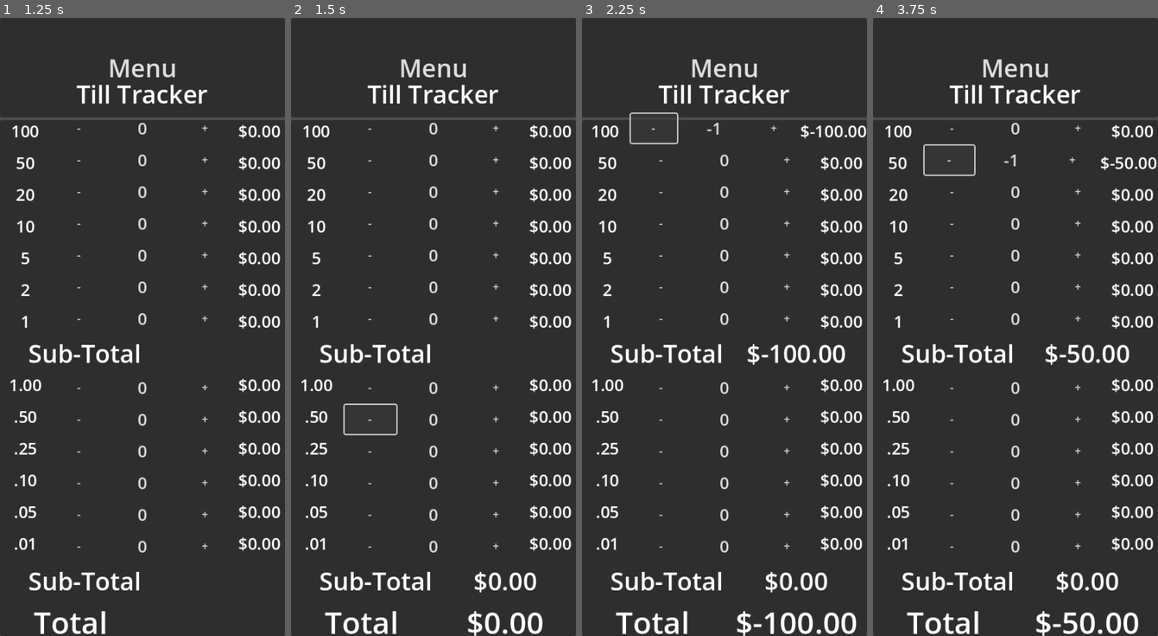
Above: before the commit, frames 1-4 (left to right).
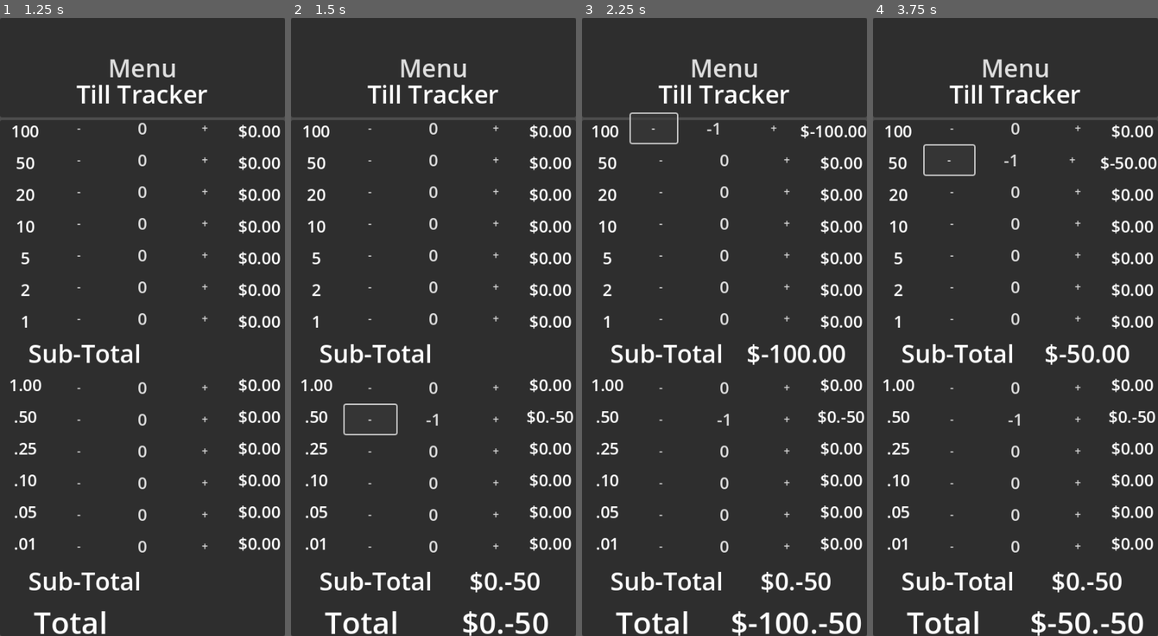
Above: after the commit, the same moments.

Repository: SamuTheFrog/StF-ReTools
Game: Godot game, scene res://Shell.tscn
The game is run twice, just before and just after one commit, with the same random seed, the same clock (stepped at 60 frames per second) and the same inputs.
Inputs:
- Up to frame 1 (1.25 s): click "Till Tracker" at 0.5 s
- Up to frame 2 (1.5 s): click "-" at 1.25 s
- Up to frame 3 (2.25 s): click "-" at 2 s
- Up to frame 4 (3.75 s): click "+" at 2.75 s; click "-" at 3.5 s

Frame 1 is identical in both runs. In frame 2, 1.5% of the frame differs, in the area x 47-100%, y 63-100%; in frame 3, 1.8%; in frame 4, 1.7%.

Commit message:
added save function (WIP)

Diff:
--- a/ReTools/Shell.tscn
+++ b/ReTools/Shell.tscn
@@ -54,5 +54,6 @@
 layout_mode = 2
 
 [connection signal="pressed" from="CanvasLayer/VBoxContainer/HBoxContainer/ButtonMenu" to="." method="_on_button_menu_pressed"]
+[connection signal="save_pressed" from="CanvasLayer/VBoxContainer/ShellContainer/TillTracker" to="." method="_on_till_tracker_save_pressed"]
 [connection signal="tapcounter_pressed" from="CanvasLayer/VBoxContainer/ShellContainer/Menu" to="." method="_on_menu_tapcounter_pressed"]
 [connection signal="tilltracker_pressed" from="CanvasLayer/VBoxContainer/ShellContainer/Menu" to="." method="_on_menu_tilltracker_pressed"]
--- a/ReTools/project.godot
+++ b/ReTools/project.godot
@@ -10,10 +10,14 @@
 
 [application]
 
-config/name="TapCounter"
+config/name="ReTools"
 config/version="2.0.0"
 run/main_scene="uid://dguoomt3hruw"
 config/features=PackedStringArray("4.4", "GL Compatibility")
+
+[debug]
+
+gdscript/warnings/integer_division=0
 
 [display]
 
--- a/ReTools/shell.gd
+++ b/ReTools/shell.gd
@@ -4,7 +4,6 @@
 @onready var menu: Menu = $CanvasLayer/VBoxContainer/ShellContainer/Menu
 @onready var till_tracker: TillTracker = $CanvasLayer/VBoxContainer/ShellContainer/TillTracker
 @onready var tap_counter: TapCounter = $CanvasLayer/VBoxContainer/ShellContainer/TapCounter
-
 
 var menu_active : bool = true
 var tt_active : bool
@@ -45,3 +44,61 @@
 		tt_active = false
 		menu.deactivate_menu()
 		menu_active = false
+
+
+func _on_till_tracker_save_pressed() -> void:
+	save_data()
+
+
+func save_data() -> void:
+
+	var till_count = {
+	"100s x ":till_tracker.count_hundred,
+	"100s = ":till_tracker.hundreds,
+	"50s x ":till_tracker.count_fifty,
+	"50s = ":till_tracker.fifties,
+	"20s x ":till_tracker.count_twenty,
+	"20s = ":till_tracker.twenties,
+	"10s x ":till_tracker.count_ten,
+	"10s = ":till_tracker.tens,
+	"5s x ":till_tracker.count_five,
+	"5s = ":till_tracker.fives,
+	"2s x ":till_tracker.count_two,
+	"2s = ":till_tracker.twos,
+	"1s x ":till_tracker.count_one,
+	"1s = ":till_tracker.ones,
+	"	Dollar Subtotal = ":till_tracker.formatted_dollars,
+	"1.00s x ":till_tracker.count_whole,
+	"1.00s = ":till_tracker.wholedollars,
+	".50s x ":till_tracker.count_half,
+	".50s = ":till_tracker.fifties,
+	".25s x ":till_tracker.count_quarter,
+	".25s = ":till_tracker.quarters,
+	".10s x ":till_tracker.count_dime,
+	".10s = ":till_tracker.dimes,
+	".05s x ":till_tracker.count_nickel,
+	".5s = ":till_tracker.nickels,
+	".01s x ":till_tracker.count_penny,
+	".1s = ":till_tracker.pennies,
+	"	Cent Subtotal = ":till_tracker.formatted_cents,
+	"	Total = ":till_tracker.formatted_total
+}
+	var save_path = "user://tillcount.dat"
+
+	var save = FileAccess.open(save_path,FileAccess.WRITE)
+
+	save.store_var(till_count)
+
+	print("100s x (", till_tracker.count_hundred, ") = ", till_tracker.hundreds)
+	print("50s x (", till_tracker.count_fifty, ") = ", till_tracker.fifties)
+	print("20s x (", till_tracker.count_twenty, ") = ", till_tracker.twenties)
+	print("10s x (", till_tracker.count_ten, ") = ", till_tracker.tens)
+	print("5s x (", till_tracker.count_five, ") = ", till_tracker.fives)
+	print("2s x (", till_tracker.count_two, ") = ", till_tracker.twos)
+	print("1s x (", till_tracker.count_one, ") = ", till_tracker.ones)
+	print("1.00s x (", till_tracker.count_whole, ") = ", till_tracker.wholedollars)
+	print("0.50s x (", till_tracker.count_half, ") = ", till_tracker.halfdollars)
+	print("0.25s x (", till_tracker.count_quarter, ") = ", till_tracker.quarters)
+	print("0.10s x (", till_tracker.count_dime, ") = ", till_tracker.dimes)
+	print("0.05s x (", till_tracker.count_nickel, ") = ", till_tracker.nickels)
+	print("0.01s x (", till_tracker.count_penny, ") = ", till_tracker.pennies)
--- a/ReTools/tilltracker.gd
+++ b/ReTools/tilltracker.gd
@@ -1,6 +1,7 @@
 extends Control
 class_name TillTracker
 
+signal save_pressed
 
 @onready var line_edit_penny_count: LineEdit = $VBoxContainer/VBoxContainer_Cents/HBox_Penny/LineEdit_PennyCount
 @onready var label_penny_total: Label = $VBoxContainer/VBoxContainer_Cents/HBox_Penny/Label_PennyTotal
@@ -160,6 +161,7 @@
 	label_total.text = formatted_total
 
 
+
 func calculate_pennies() -> void:
 	total_penny = count_penny * PENNY
 	pennies = format_currency(total_penny)
@@ -318,7 +320,7 @@
 	refresh_totals()
 
 func _on_button_half_decrement_pressed() -> void:
-	count_half - 1
+	count_half = count_half - 1
 	refresh_lines()
 	calculate_halfdollars()
 	calculate_subtotal_cents()
@@ -509,6 +511,4 @@
 
 func _on_button_save_pressed() -> void:
 
-	var till_count = get_viewport().get_texture().get_image()
-
-	till_count.save_png("user://tillcount.png")
+	save_pressed.emit()
